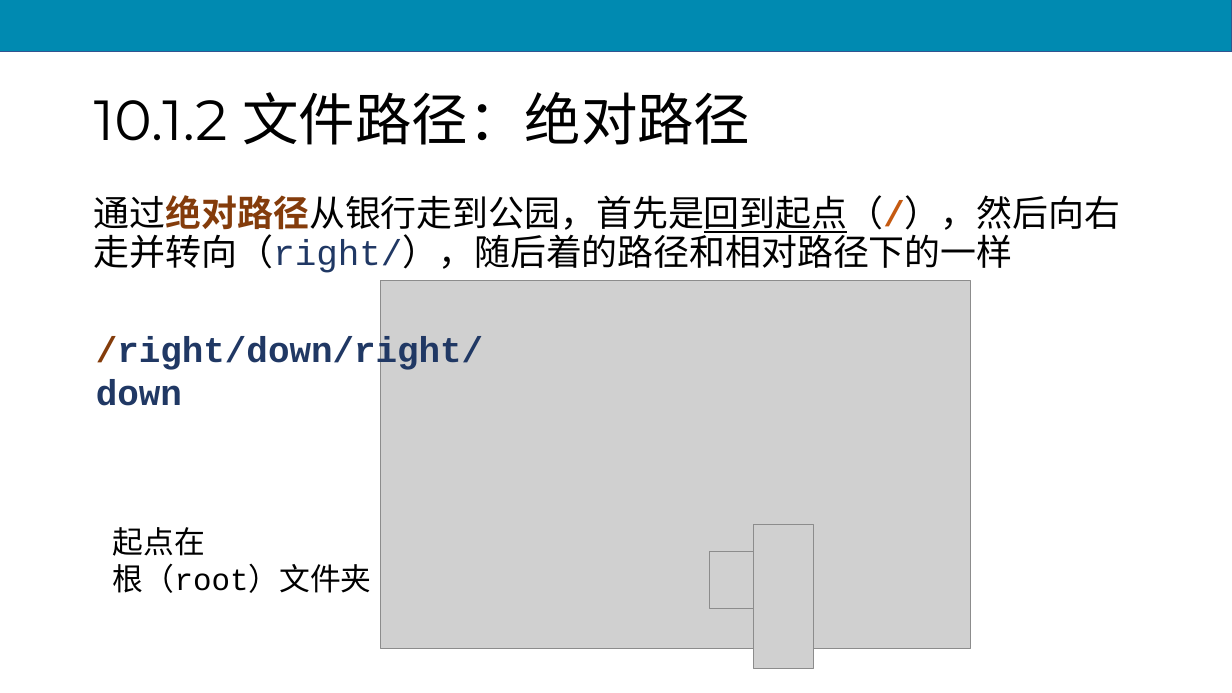
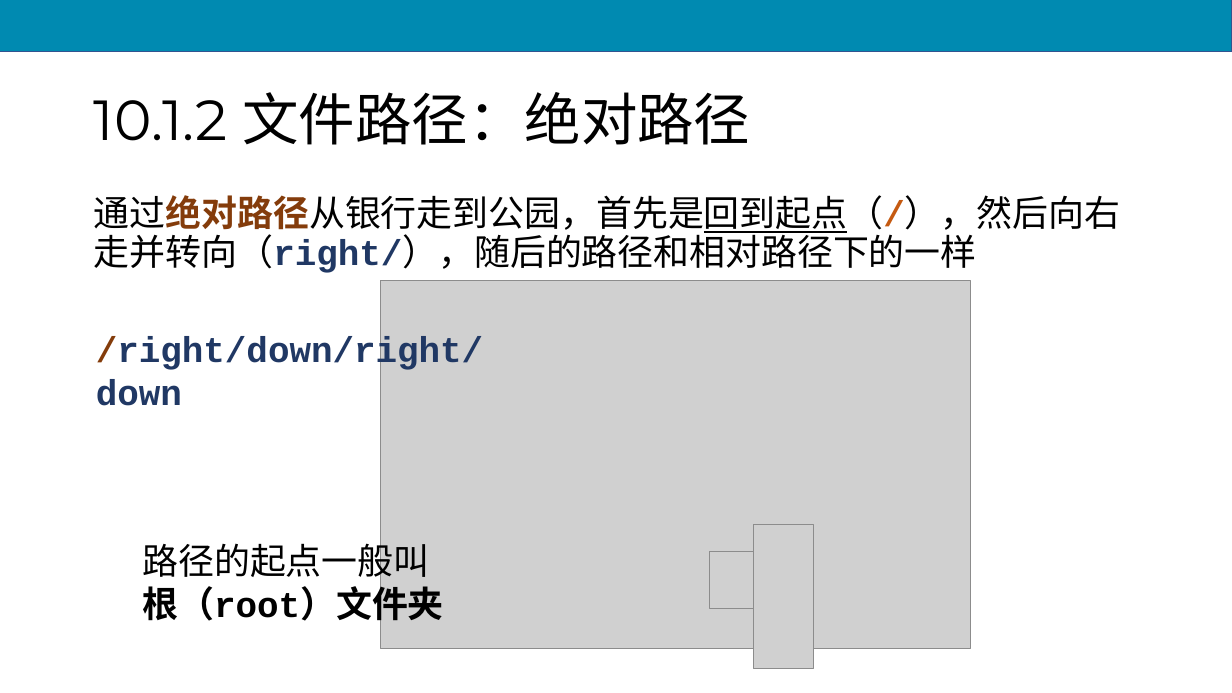
Before and after one commit to scruel/pcc_3e_slides, a slide deck: slide 26 of PPT/python10.pptx (slide 27 before the commit). Drawn at 1232x693 pixels with LibreOffice and Linux fonts; fonts in the diff are those of the drawing; grey boxes stand for pictures. Boxes give left, top, right and bottom in pixels: in the first picture for what was removed or moved away, otherwise in the second. Text is boxed around its words. In the diff, an @@ line names an element or a change of style, - is before the commit and + after.

```diff
--- a/PPT/python10.pptx
+++ b/PPT/python10.pptx
@@ text at <box>94,195,1120,273</box>: text changed @@
-通过绝对路径从银行走到公园，首先是回到起点（/），然后向右走并转向（right/），随后着的路径和相对路径下的一样
+通过绝对路径从银行走到公园，首先是回到起点（/），然后向右走并转向（right/），随后的路径和相对路径下的一样
@@ text "路径的起点一般叫": place and size @@
-text "路径的起点一般叫" at <box>113,527,372,593</box>
+text "路径的起点一般叫" at <box>142,538,443,627</box>
@@ text at <box>142,538,429,584</box>: text changed; size 24 to 28 pt @@
-起点在
+路径的起点一般叫
@@ text at <box>142,581,443,627</box>: size 24 to 28 pt, bold on in "根（root）文件夹" @@
```
Also in this commit, not shown: 31 other slides changed, 2 slides added, 2 slides removed, 17 other files.
